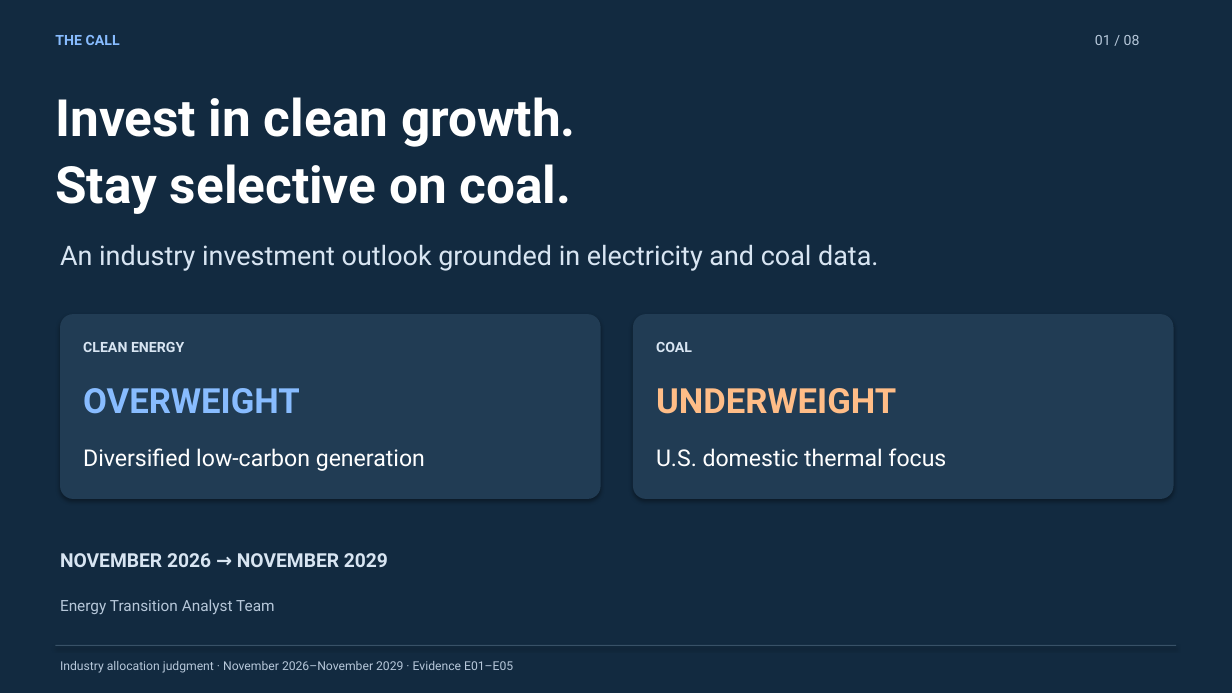
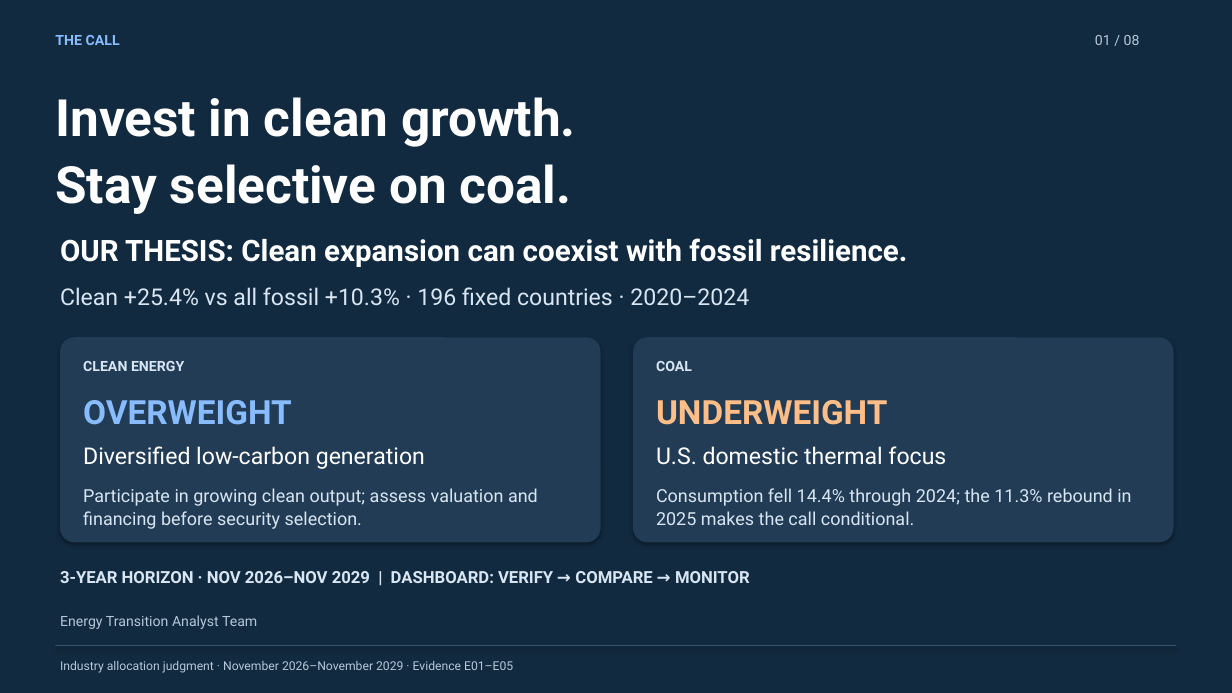
Before and after one commit to ricky-he2006/BDAA-x-Sig, a slide deck: slide 1 of submission/energy_transition_pitch.pptx. Drawn at 1232x693 pixels with LibreOffice and Linux fonts; fonts in the diff are those of the drawing. Boxes give left, top, right and bottom in pixels: in the first picture for what was removed or moved away, otherwise in the second. Text is boxed around its words. In the diff, an @@ line names an element or a change of style, - is before the commit and + after.

Commit message:
Strengthen thesis methodology and country sector guidance

```diff
--- a/submission/energy_transition_pitch.pptx
+++ b/submission/energy_transition_pitch.pptx
@@ text added at <box>60,238,907,267</box>, 23 pt, text #FFFFFF, bold @@
+OUR THESIS: Clean expansion can coexist with fossil resilience.
@@ text removed at <box>60,244,878,271</box> @@
-An industry investment outlook grounded in electricity and coal data.
@@ text added at <box>60,287,749,305</box>, 18 pt, text #D8E5F2 @@
+Clean +25.4% vs all fossil +10.3% · 196 fixed countries · 2020–2024
@@ rounded rectangle: place and size @@
-rounded rectangle at <box>60,314,601,499</box>
+rounded rectangle at <box>60,337,601,543</box>
@@ text "CLEAN ENERGY": place and size @@
-text "CLEAN ENERGY" at <box>83,342,184,352</box>
+text "CLEAN ENERGY" at <box>83,361,184,371</box>
@@ rounded rectangle: place and size @@
-rounded rectangle at <box>633,314,1174,499</box>
+rounded rectangle at <box>633,337,1174,543</box>
@@ text "COAL": place and size @@
-text "COAL" at <box>656,342,692,352</box>
+text "COAL" at <box>656,361,692,371</box>
@@ text "OVERWEIGHT": place and size @@
-text "OVERWEIGHT" at <box>83,388,300,414</box>
+text "OVERWEIGHT" at <box>83,400,292,425</box>
@@ text "OVERWEIGHT" at <box>83,400,292,425</box>: size 27 to 26 pt @@
@@ text "UNDERWEIGHT" at <box>656,400,887,425</box>: size 27 to 26 pt @@
@@ text "UNDERWEIGHT": place and size @@
-text "UNDERWEIGHT" at <box>656,388,896,414</box>
+text "UNDERWEIGHT" at <box>656,400,887,425</box>
@@ text added at <box>83,488,538,529</box>, 14 pt, text #D8E5F2 @@
+Participate in growing clean output; assess valuation and financing before security selection.
@@ text added at <box>656,488,1131,525</box>, 14 pt, text #D8E5F2 @@
+Consumption fell 14.4% through 2024; the 11.3% rebound in 2025 makes the call conditional.
@@ text removed at <box>60,553,388,567</box> @@
-NOVEMBER 2026 → NOVEMBER 2029
@@ text added at <box>60,571,750,583</box>, 13 pt, text #D8E5F2, bold @@
+3-YEAR HORIZON · NOV 2026–NOV 2029 | DASHBOARD: VERIFY → COMPARE → MONITOR
@@ text "Energy Transition Analyst Team": place and size @@
-text "Energy Transition Analyst Team" at <box>60,599,274,614</box>
+text "Energy Transition Analyst Team" at <box>60,615,257,629</box>
@@ text "Energy Transition Analyst Team" at <box>60,615,257,629</box>: size 12 to 11 pt @@
```
Also in this commit, not shown: 1 other slide changed, 4 slides added, 2 slides removed, 25 other files.
